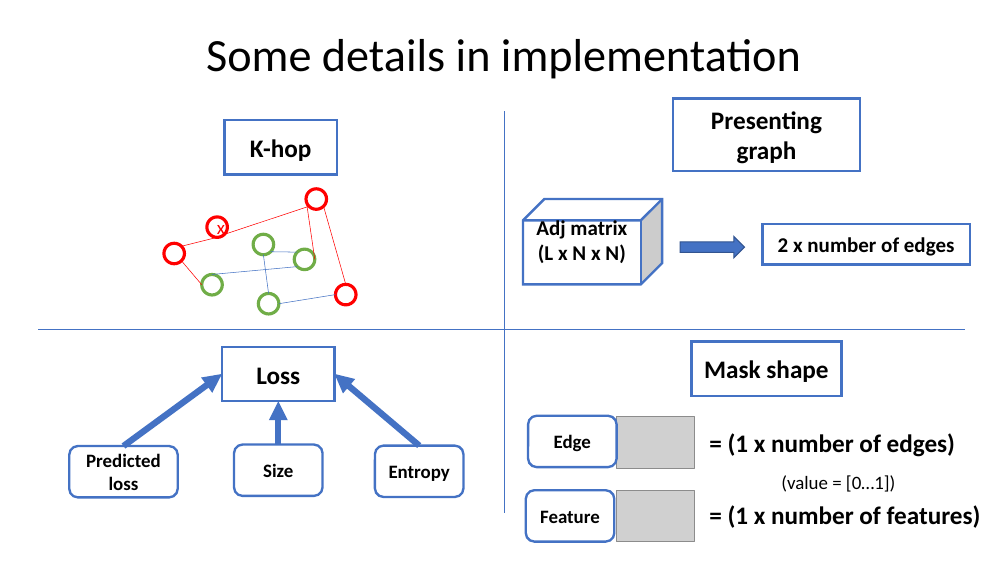
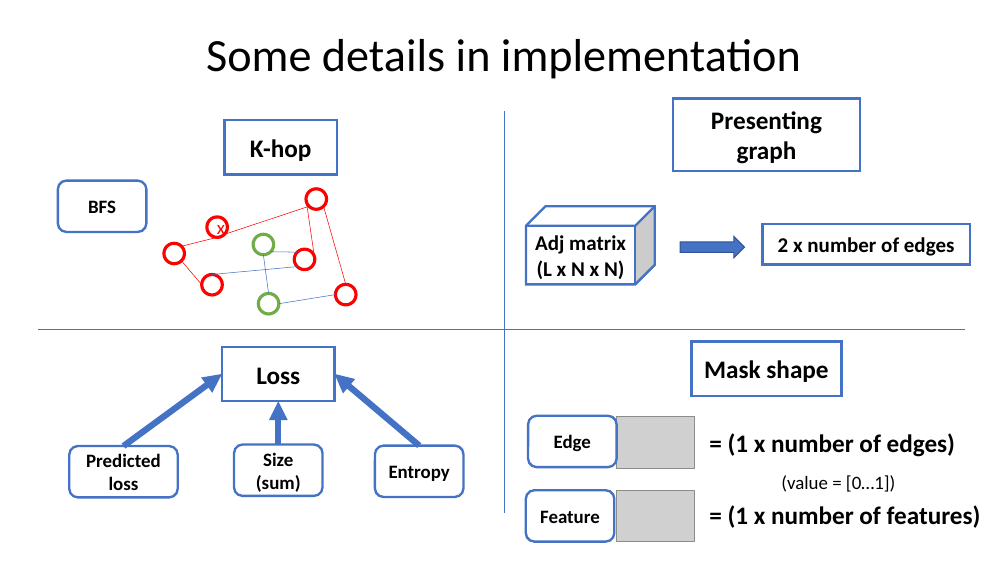
Before and after one commit to bql20000/Full_Flax, a slide deck: slide 16 of KV3 - Fullflax.pptx. Drawn at 1008x567 pixels with LibreOffice and Linux fonts; fonts in the diff are those of the drawing; grey boxes stand for pictures. Boxes give left, top, right and bottom in pixels: in the first picture for what was removed or moved away, otherwise in the second. Text is boxed around its words. In the diff, an @@ line names an element or a change of style, - is before the commit and + after.

```diff
--- a/KV3 - Fullflax.pptx
+++ b/KV3 - Fullflax.pptx
@@ rounded rectangle added at box(58, 181, 147, 232), fill #FFFFFF, outline #4472C4 2.25 pt, 18 pt, text #000000, bold @@
+BFS
@@ cube "Adj matrix": place and size @@
-cube "Adj matrix" at box(523, 199, 662, 284)
+cube "Adj matrix" at box(526, 206, 655, 284)
@@ ellipse at box(294, 250, 315, 270): outline #70AD47 3 pt to #FF0000 3 pt @@
@@ ellipse at box(202, 274, 222, 295): outline #70AD47 3 pt to #FF0000 3 pt @@
@@ text in rounded rectangle at box(256, 452, 301, 492): text changed @@
-Size
+Size (sum)
```
Also in this commit, not shown: 4 other slides changed.
